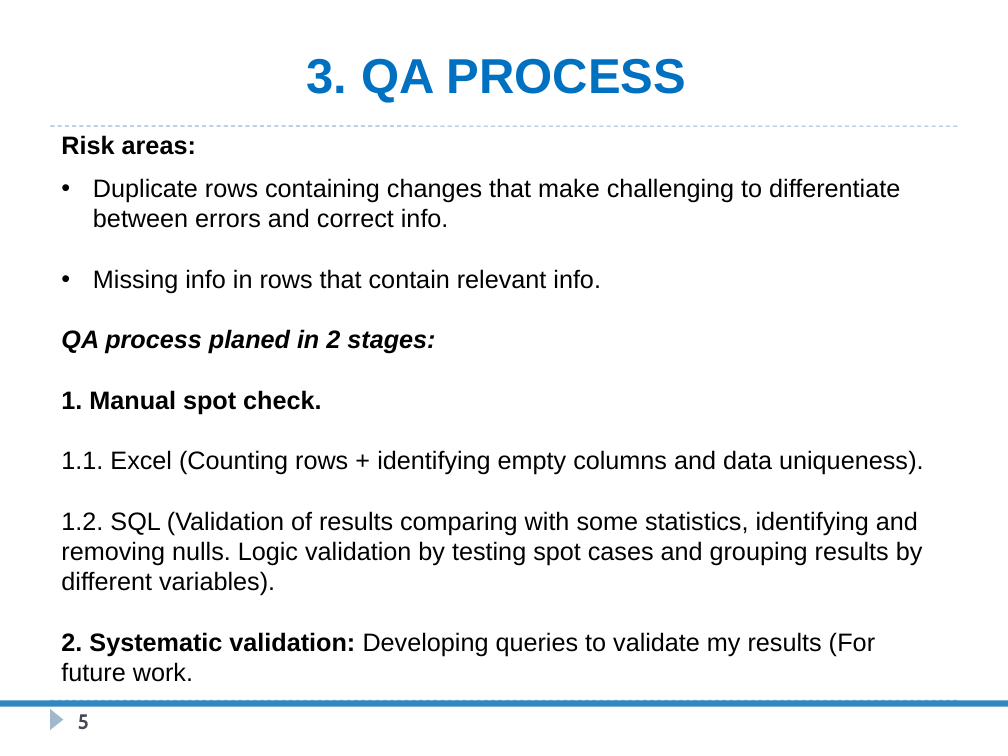
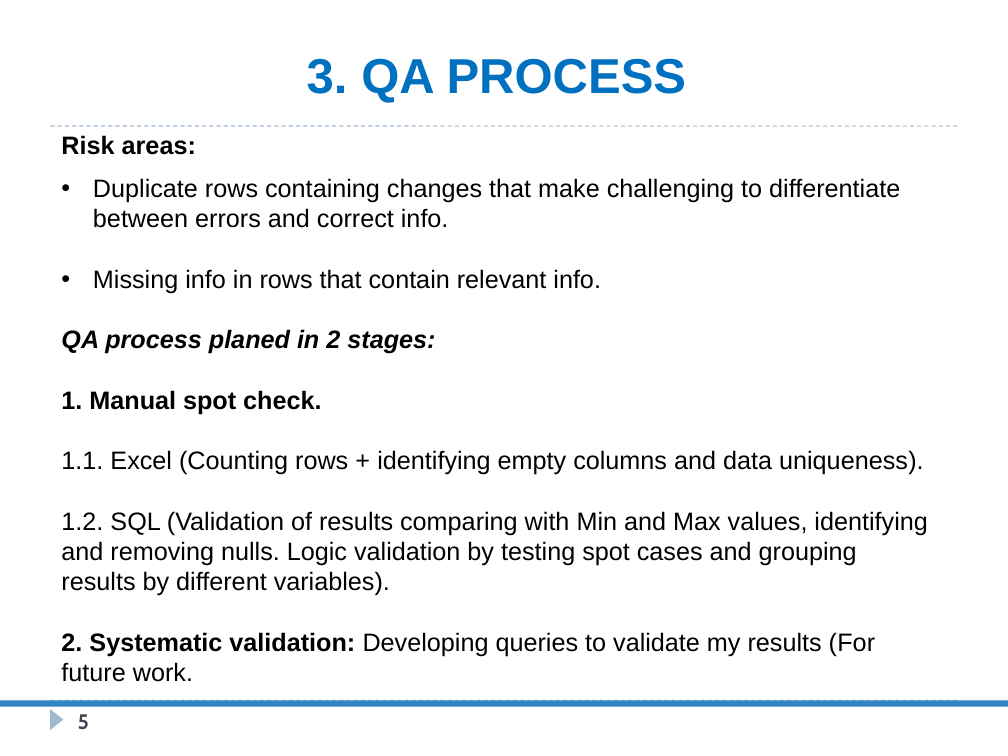
Before and after one commit to hgiorgib/SQL-Project, a slide deck: slide 5 of SQL-Project Presentation.pptx. Drawn at 1008x756 pixels with LibreOffice and Linux fonts; fonts in the diff are those of the drawing. Boxes give left, top, right and bottom in pixels: in the first picture for what was removed or moved away, otherwise in the second. Text is boxed around its words. In the diff, an @@ line names an element or a change of style, - is before the commit and + after.

Commit message:
v.4

```diff
--- a/SQL-Project Presentation.pptx
+++ b/SQL-Project Presentation.pptx
@@ text at box(61, 511, 927, 596): text changed @@
-1.2. SQL (Validation of results comparing with some statistics, identifying and removing nulls. Logic validation by testing spot cases and grouping results by different variables).
+1.2. SQL (Validation of results comparing with Min and Max values, identifying and removing nulls. Logic validation by testing spot cases and grouping results by different variables).
```
Also in this commit, not shown: 1 other slide changed.
